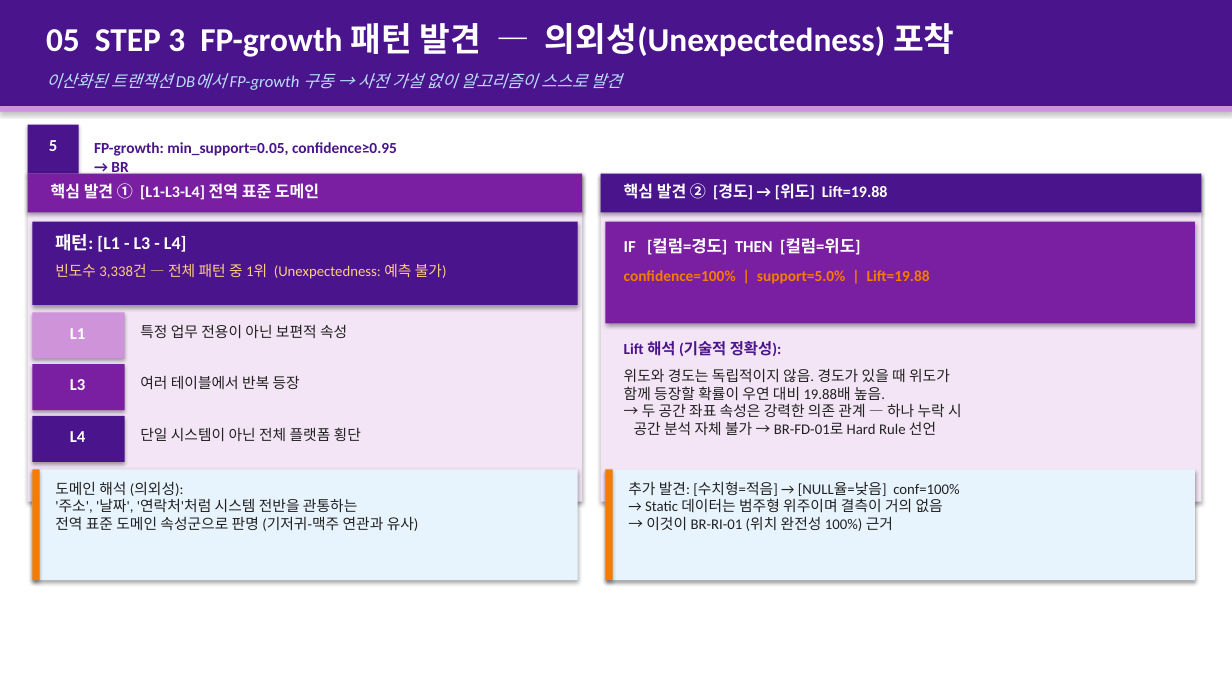
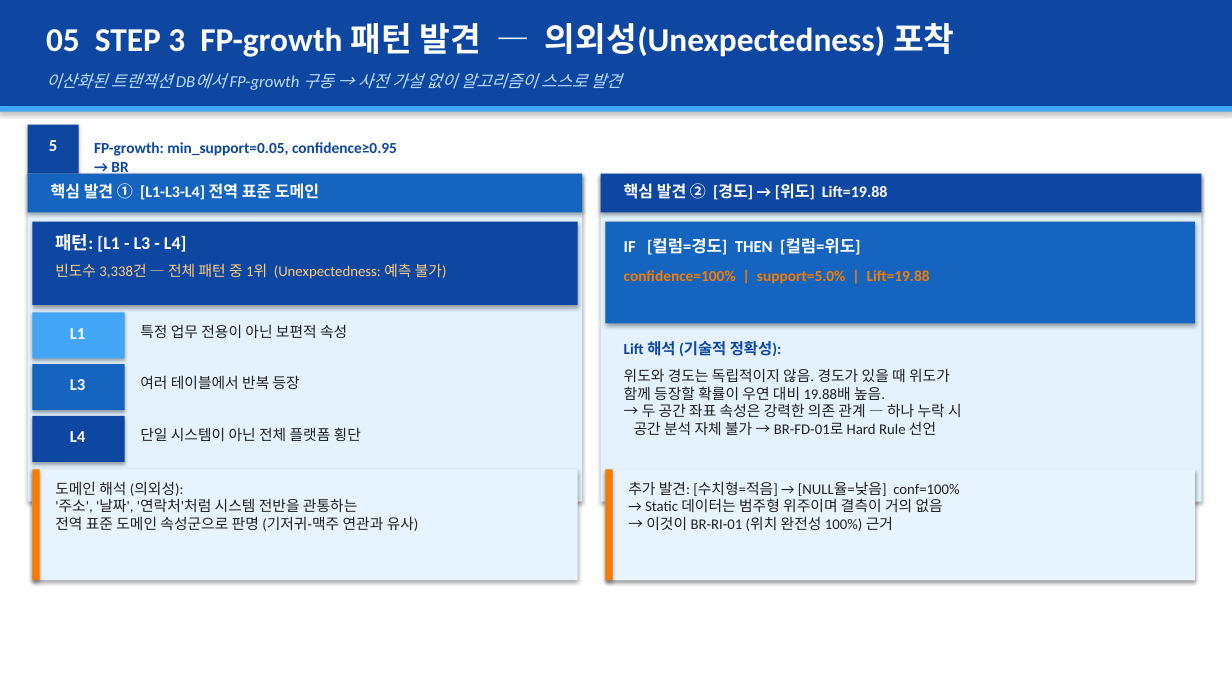
Before and after one commit to yimju/DataIntelligence-project, a slide deck: slide 6 of 스마트시티_데이터거버넌스_BR마이닝_v4.pptx. Drawn at 1232x693 pixels with LibreOffice and Linux fonts; fonts in the diff are those of the drawing. Boxes give left, top, right and bottom in pixels: in the first picture for what was removed or moved away, otherwise in the second. Text is boxed around its words. In the diff, an @@ line names an element or a change of style, - is before the commit and + after.

```diff
--- a/스마트시티_데이터거버넌스_BR마이닝_v4.pptx
+++ b/스마트시티_데이터거버넌스_BR마이닝_v4.pptx
@@ rectangle at box(0, 106, 1232, 112): fill #CE93D8 to #42A5F5 @@
@@ text "FP-growth: min_support=0.05, confidence≥0.95 → BR" at box(94, 142, 397, 177): text colour #4A148C to #0D47A1 @@
@@ rectangle at box(28, 174, 582, 502): fill #F3E5F5 to #E3F2FD @@
@@ rectangle at box(601, 174, 1202, 502): fill #F3E5F5 to #E3F2FD @@
@@ rectangle at box(32, 312, 125, 359): fill #CE93D8 to #42A5F5 @@
@@ text "Lift 해석 (기술적 정확성):" at box(624, 341, 782, 356): text colour #4A148C to #0D47A1 @@
@@ fill #7B1FA2 to #1565C0 in 3 elements at box(28, 174, 582, 213), box(605, 222, 1195, 323), box(32, 364, 125, 410) @@
@@ fill #4A148C to #0D47A1 in 5 elements at box(0, 0, 1232, 106), box(28, 125, 79, 176), box(32, 222, 578, 305), box(601, 174, 1202, 213), box(32, 416, 125, 462) @@
```
Also in this commit, not shown: 10 other slides changed.
